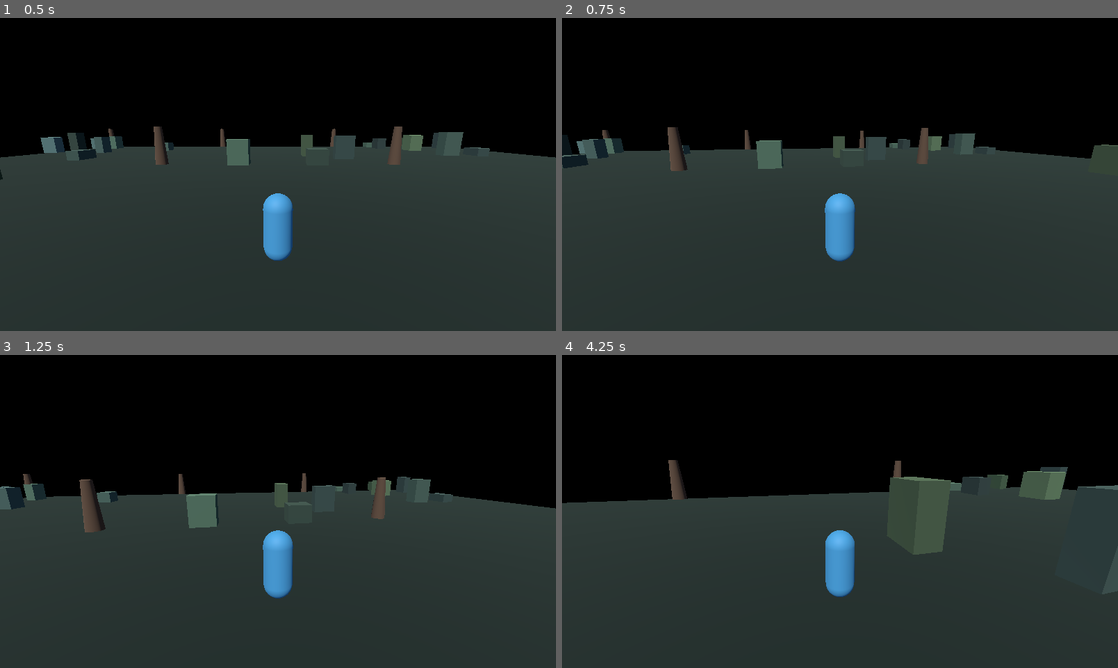
Above: before the commit, frames 1-4 (two rows, left to right).
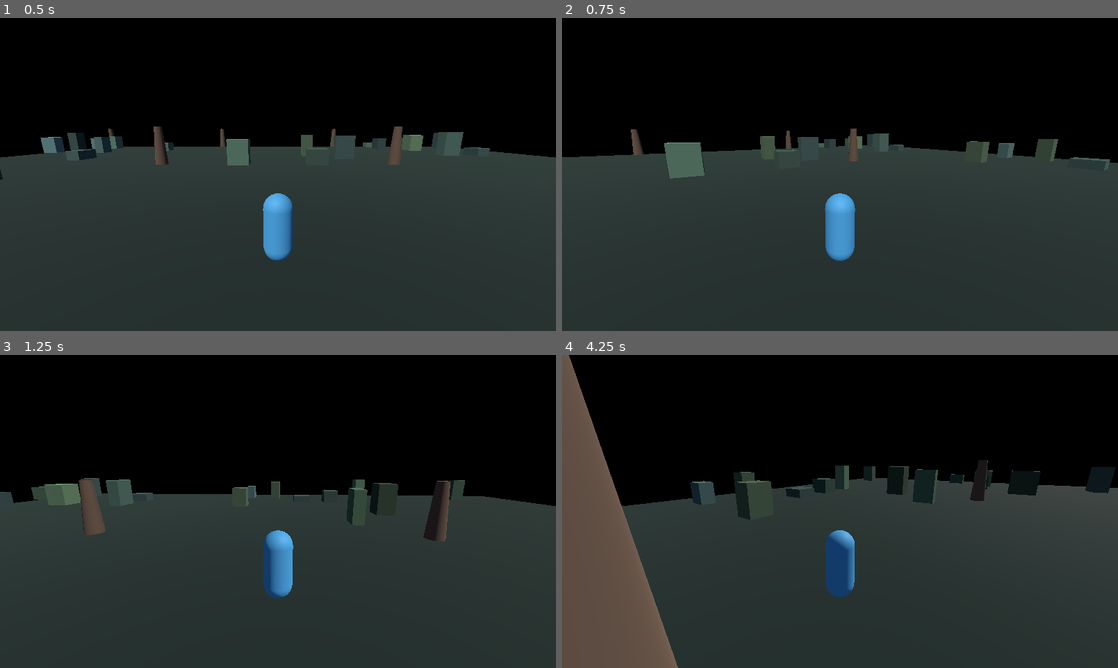
Above: after the commit, the same moments.

Repository: FRFR-FR/frameforge
Game: Godot game, scene res://scenes/main.tscn
Two runs of this game, one before a commit and one after it. Both use one fixed random seed, a clock stepped at 60 frames per second and the inputs below.
Inputs (mouse positions are in pixels of both pictures, inside the frame that each line leads up to):
- Up to frame 1 (0.5 s): no input
- Up to frame 2 (0.75 s): tap Enter at 0.5 s; move the mouse to (867, 174) at 0.52 s; hold W (move_forward) from 0.53 s (still down); hold Shift (sprint) from 0.53 s (still down)
- Up to frame 3 (1.25 s): keep holding W (move_forward); keep holding Shift (sprint); tap Space (jump) at 0.77 s
- Up to frame 4 (4.25 s): keep holding W (move_forward); move the mouse to (812, 511) at 1.27 s; release Shift (sprint) at 1.28 s; tap E (interact) at 1.35, 3.6 s; tap Space (jump) at 1.52, 3.02, 3.77 s; tap Shift (sprint) at 1.55, 2.85 s; move the mouse to (851, 505) at 2.02 s; hold Shift (sprint) 2.03-2.78 s; move the mouse to (834, 517) at 2.77 s; move the mouse to (878, 514) at 3.52 s; hold Shift (sprint) from 3.53 s (still down)

Frame 1 is identical in both runs. In frame 2, 4.3% of the frame differs, in the area x 0-100%, y 34-78%; in frame 3, 5.4%; in frame 4, 17%, in the area x 0-100%, y 0-100%.

Commit message:
Improve third-person movement with camera-relative steering

Diff:
--- a/gameforge/runtime/godot_template/scripts/player_controller.gd
+++ b/gameforge/runtime/godot_template/scripts/player_controller.gd
@@ -1,10 +1,6 @@
 extends CharacterBody3D
 class_name GameForgePlayerController
-
-## Fixed-step-friendly third-person controller foundation.
-## Input actions should be generated from the GameSpec and mapped for touch,
-## keyboard and controller. Animation is driven from velocity/state, not guessed.
-
+## Responsive third-person movement with camera-relative direction and explicit input lock.
 @export var walk_speed: float = 4.5
 @export var sprint_speed: float = 7.0
 @export var acceleration: float = 18.0
@@ -12,7 +8,7 @@
 @export var jump_velocity: float = 4.8
 @export var gravity: float = 9.8
 @export var camera_pivot: Node3D
-
+@export var turn_speed: float = 12.0
 var input_enabled := true
 
 func _physics_process(delta: float) -> void:
@@ -26,18 +22,25 @@
         input_vector = Input.get_vector("move_left", "move_right", "move_forward", "move_back")
 
     var basis := global_basis
-    if camera_pivot:
+    var active_camera := get_viewport().get_camera_3d()
+    if active_camera:
+        basis = active_camera.global_basis
+    elif camera_pivot:
         basis = camera_pivot.global_basis
     var direction := basis * Vector3(input_vector.x, 0.0, input_vector.y)
     direction.y = 0.0
     direction = direction.normalized()
 
-    var speed := sprint_speed if Input.is_action_pressed("sprint") else walk_speed
+    var sprinting := input_enabled and Input.is_action_pressed("sprint")
+    var speed := sprint_speed if sprinting else walk_speed
     var target := direction * speed
     var rate := acceleration if direction.length_squared() > 0.001 else deceleration
     velocity.x = move_toward(velocity.x, target.x, rate * delta)
     velocity.z = move_toward(velocity.z, target.z, rate * delta)
 
+    if direction.length_squared() > 0.001:
+        var target_yaw := atan2(-direction.x, -direction.z)
+        rotation.y = lerp_angle(rotation.y, target_yaw, 1.0 - exp(-turn_speed * delta))
     move_and_slide()
 
 func set_gameplay_input_enabled(enabled: bool) -> void:
